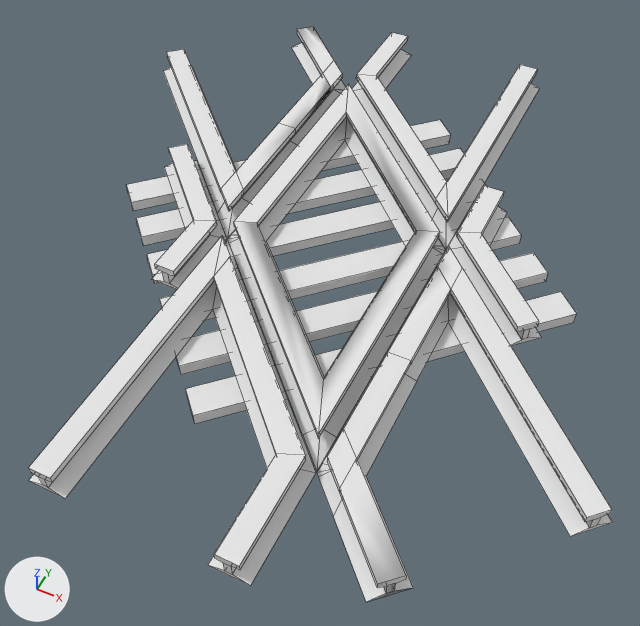
An edit to the OBJ model models/advtrains_dtrack_xing90plusx_tieless_45r.obj, drawn before and after from the same camera.
One viewpoint serves both versions: a camera (50 mm lens) standing at (1.11, -2.37, 2.05) and looking at (0.04, -0.23, -0.63). Every picture has the same lights, and +X, +Y and +Z are marked at lower left. Mesh edges are drawn as thin lines. Where no turn or scale is listed for an object, it has been applied to the vertices.

Objects in the first picture: '45-90r_Cube.062'.
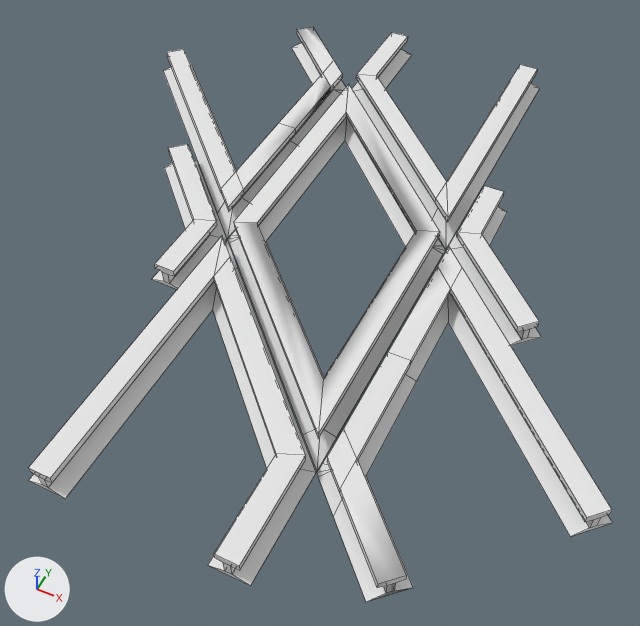
Pixel boxes (x1, y1, x2, y2) of what changed, in the pictures (640 x 626 px):
part 1 of me_45_90r_cube_062, deleted
    before: (127, 120, 577, 424)

Diff of the bpy script that builds the scene:
```diff
--- a/models/advtrains_dtrack_xing90plusx_tieless_45r.obj.py
+++ b/models/advtrains_dtrack_xing90plusx_tieless_45r.obj.py
@@ me_45_90r_cube_062 @@
 # used by ob_45_90r_cube_062; location = (0.0, 0.0, 0.0)
-me_45_90r_cube_062.from_pydata(...)  # 388 vertices, 318 faces, 12 loose edges; spans x -1.32..1.32, y -1.44..1.44, z -0.51..-0.36
+me_45_90r_cube_062.from_pydata(...)  # 340 vertices, 288 faces, 12 loose edges; spans x -1.32..1.32, y -1.44..1.44, z -0.46..-0.36
+# me_45_90r_cube_062 part 1: 6 loose pieces with 48 vertices, spanning x -0.98..0.98, y -0.98..0.98, z -0.51..-0.46, are deleted
 me_45_90r_cube_062.materials.append(mat_rails)
-me_45_90r_cube_062.materials.append(mat_sleepers)  # white #e7e7e7
```
